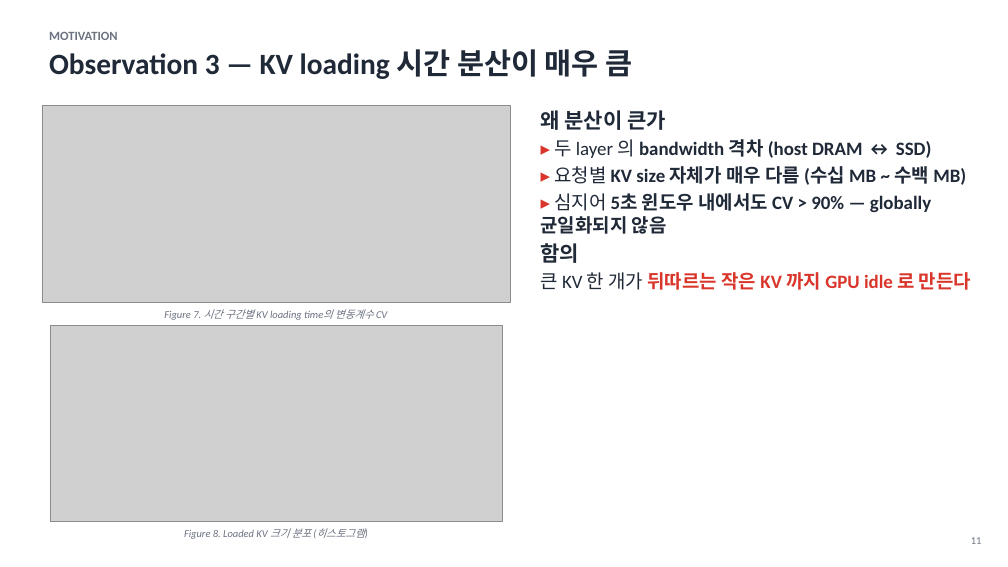
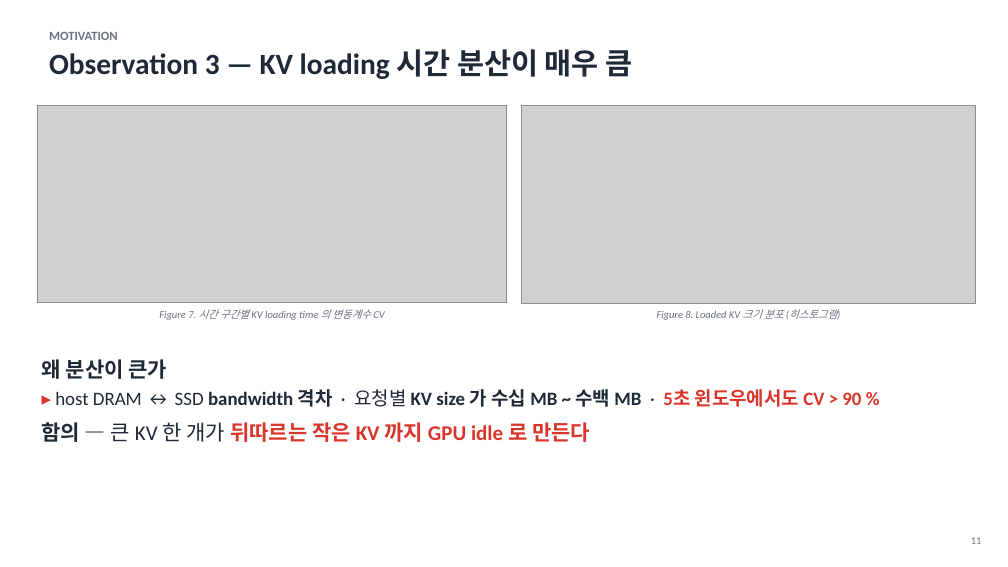
Before and after one commit to Daejun/bidaw, a slide deck: slide 11 of Bidaw_seminar.pptx. Drawn at 1008x567 pixels with LibreOffice and Linux fonts; fonts in the diff are those of the drawing; grey boxes stand for pictures. Boxes give left, top, right and bottom in pixels: in the first picture for what was removed or moved away, otherwise in the second. Text is boxed around its words. In the diff, an @@ line names an element or a change of style, - is before the commit and + after.

Commit message:
Self-review pass: fix layout, overlap, and dead space
After eyeballing the rendered deck slide-by-slide, several layout
issues surfaced. Changes:

- Slide 4: shrink left-bullet column 6.4″ → 6.0″ so it stops bleeding
  into the right-side schematic box
- Slide 8: replace 1.6″ tinted callout panel (which held a single
  sentence) with a slim one-line teaser
- Slide 11: rearrange figures 7 + 8 from stacked vertically (which left
  the right half empty) to side-by-side across the top, with the body
  on the bottom row
- Slides 13, 17, 24: shrink the two-column callout panels from 5.6″
  height to ~3.4–4.0″ so they actually match their content
- Slide 21: stretch the 5-step list from 0.85″ row pitch to 1.05″, with
  larger circled numerals — fills the slide instead of bottom-loading
- Slides 9, 10, 23, 24: tighten Korean copy on widow-prone bullets

```diff
--- a/Bidaw_seminar.pptx
+++ b/Bidaw_seminar.pptx
@@ picture: place and size @@
-picture at [42,106,510,302]
+picture at [38,106,507,302]
@@ picture: place and size @@
-picture at [50,325,502,522]
+picture at [522,106,975,303]
@@ text at [159,309,384,320]: spaces changed @@
-Figure 7. 시간 구간별 KV loading time의 변동계수 CV
+Figure 7. 시간 구간별 KV loading time 의 변동계수 CV
@@ text "Figure 8. Loaded KV 크기 ...": place and size @@
-text "Figure 8. Loaded KV 크기 ..." at [184,528,365,539]
+text "Figure 8. Loaded KV 크기 ..." at [657,309,837,320]
@@ text "왜 분산이 큰가": place and size @@
-text "왜 분산이 큰가" at [541,110,971,290]
+text "왜 분산이 큰가" at [42,359,861,442]
@@ text at [42,389,861,442]: text changed @@
-▸ 두 layer 의 bandwidth 격차 (host DRAM ↔ SSD)
-▸ 요청별 KV size 자체가 매우 다름 (수십 MB ~ 수백 MB)
-▸ 심지어 5초 윈도우 내에서도 CV > 90% — globally 균일화되지 않음
-함의
-큰 KV 한 개가 뒤따르는 작은 KV 까지 GPU idle 로 만든다
+▸ host DRAM ↔ SSD bandwidth 격차 · 요청별 KV size 가 수십 MB ~ 수백 MB · 5초 윈도우에서도 CV > 90 %
+함의 — 큰 KV 한 개가 뒤따르는 작은 KV 까지 GPU idle 로 만든다
```
Also in this commit, not shown: 9 other slides changed, 2 other files.
